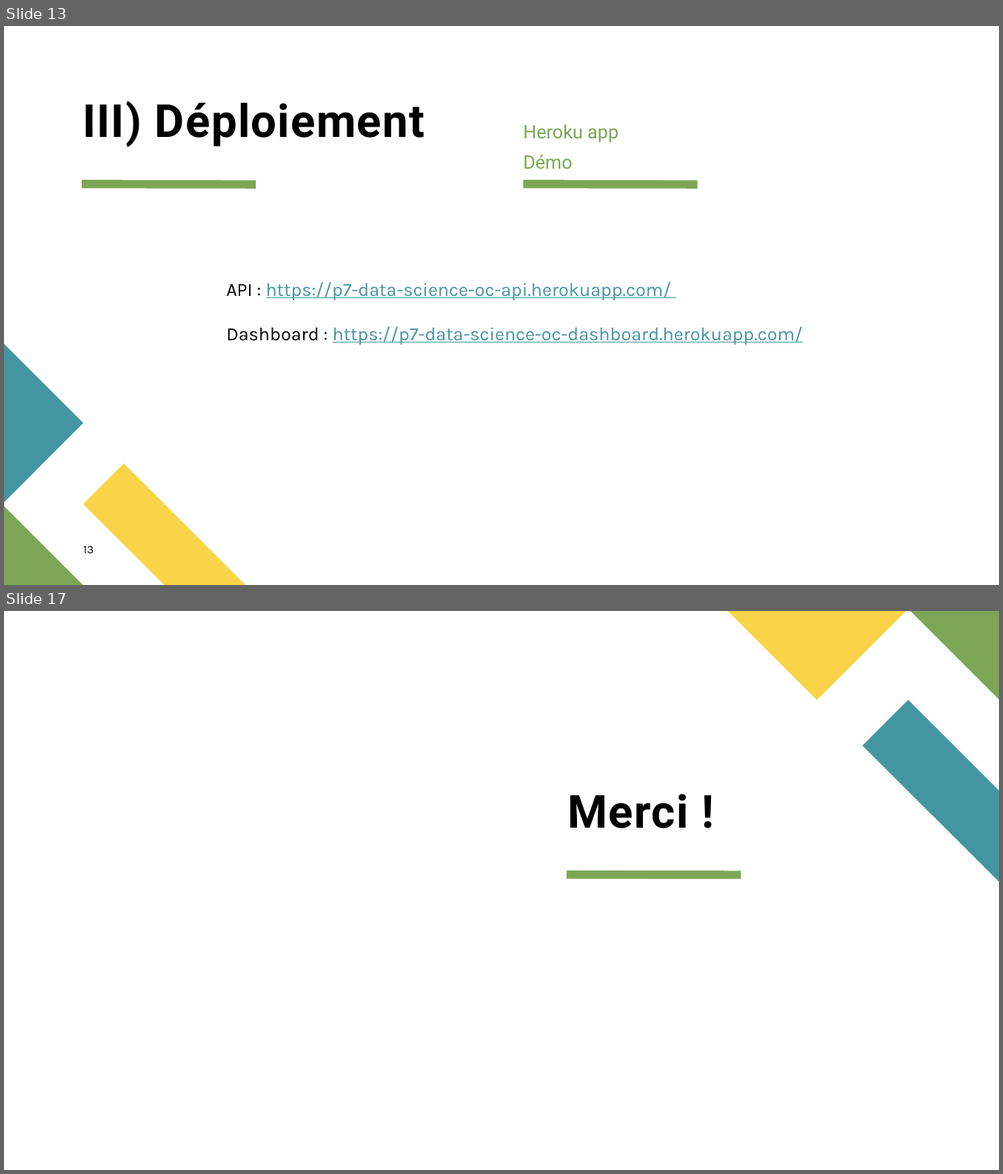
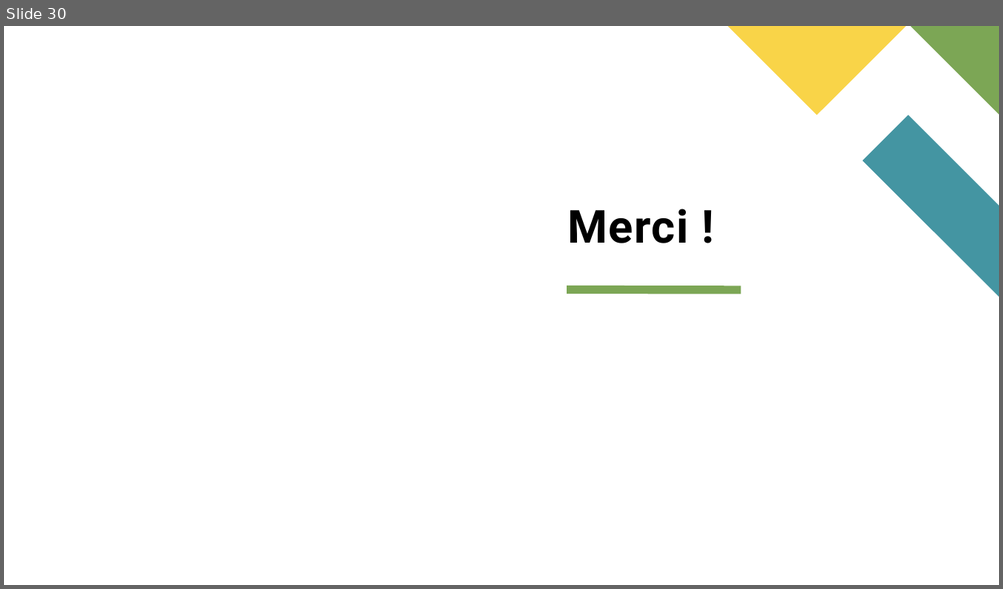
Before and after one commit to oumeima-elgharbi/P8_Data_Science_OpenClassrooms, a slide deck: P8_presentation.pptx. Shown one above the other, each under a label of ours: slides 13 and 17 before the commit, slide 30 after it; the slides between them are not shown. The pictures are 1003x1174 and 1003x589 pixels, drawn with LibreOffice and Linux fonts; fonts in the diff are those of the drawing. Boxes give left, top, right and bottom in pixels: in the first picture for what was removed or moved away, otherwise in the second. Text is boxed around its words. In the diff, an @@ line names an element or a change of style, - is before the commit and + after.

```diff
--- a/P8_presentation.pptx
+++ b/P8_presentation.pptx
@@ slide 13 removed at (x1=4, y1=26, x2=999, y2=585), background #FFFFFF @@
@@ title removed at (x1=82, y1=101, x2=424, y2=147) @@
-III) Déploiement
@@ text removed at (x1=523, y1=124, x2=618, y2=169) @@
-Heroku app
-Démo
@@ line removed from (82, 184) to (256, 184) @@
@@ line removed from (523, 184) to (697, 184) @@
@@ text removed at (x1=226, y1=282, x2=802, y2=345) @@
-API : https://p7-data-science-oc-api.herokuapp.com/
-Dashboard : https://p7-data-science-oc-dashboard.herokuapp.com/
@@ freeform shape removed at (x1=4, y1=345, x2=83, y2=503) @@
@@ freeform shape removed at (x1=83, y1=464, x2=245, y2=585) @@
@@ freeform shape removed at (x1=4, y1=506, x2=83, y2=585) @@
@@ page number removed at (x1=83, y1=546, x2=94, y2=554) @@
-13
@@ what was slide 17 is now slide 30 @@
```
Also in this commit, not shown: 3 slides changed, 26 slides added, 12 other slides removed, 1 other file.
